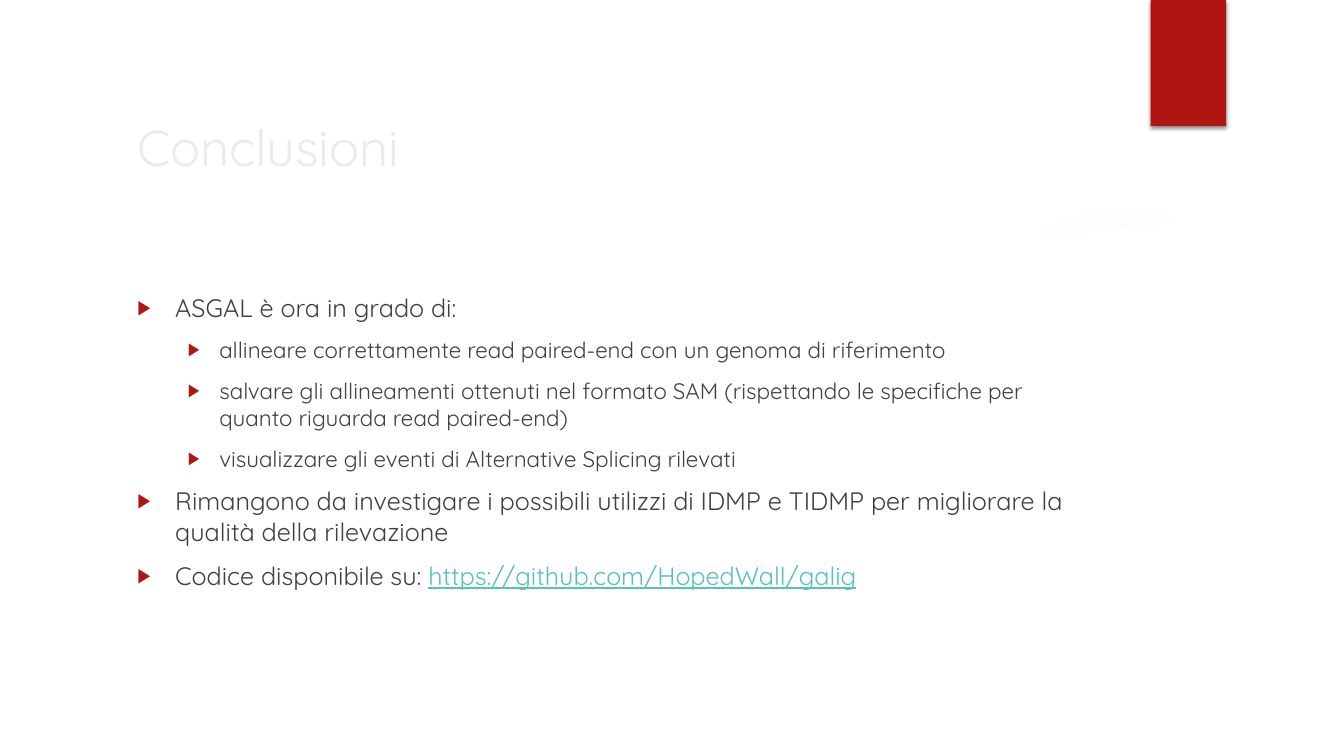
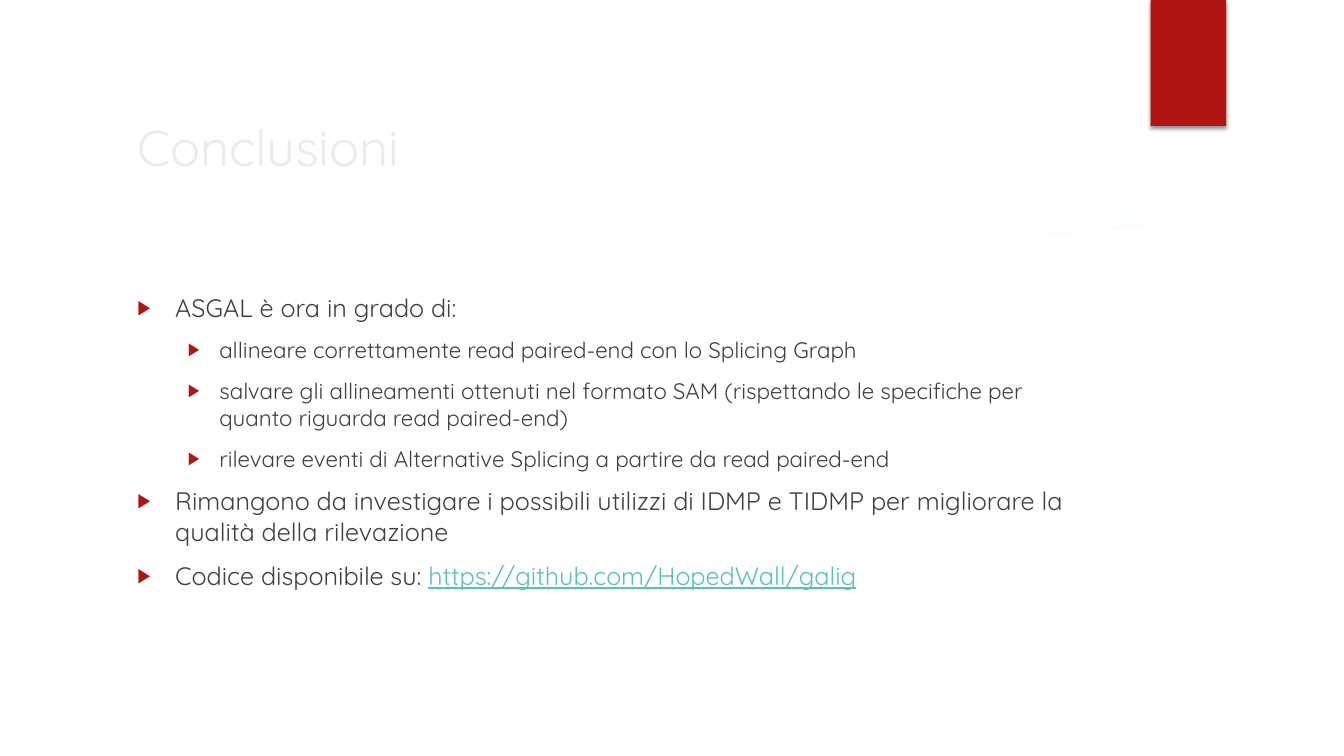
Before and after one commit to HopedWall/TesiTriennaleASGAL, a slide deck: slide 14 of powerpoint/Presentazione.pptx (slide 15 before the commit). Drawn at 1344x756 pixels with LibreOffice and Linux fonts; fonts in the diff are those of the drawing; background and template pictures are left out. Boxes give left, top, right and bottom in pixels: in the first picture for what was removed or moved away, otherwise in the second. Text is boxed around its words. In the diff, an @@ line names an element or a change of style, - is before the commit and + after.

```diff
--- a/powerpoint/Presentazione.pptx
+++ b/powerpoint/Presentazione.pptx
@@ text at bbox=[219, 341, 856, 363]: text changed @@
-  ▶ allineare correttamente read paired-end con un genoma di riferimento
+  ▶ allineare correttamente read paired-end con lo Splicing Graph
@@ text at bbox=[219, 450, 889, 472]: text changed @@
-  ▶ visualizzare gli eventi di Alternative Splicing rilevati
+  ▶ rilevare eventi di Alternative Splicing a partire da read paired-end
```
Also in this commit, not shown: 8 other slides changed, 4 slides added, 5 slides removed, 7 other files.
